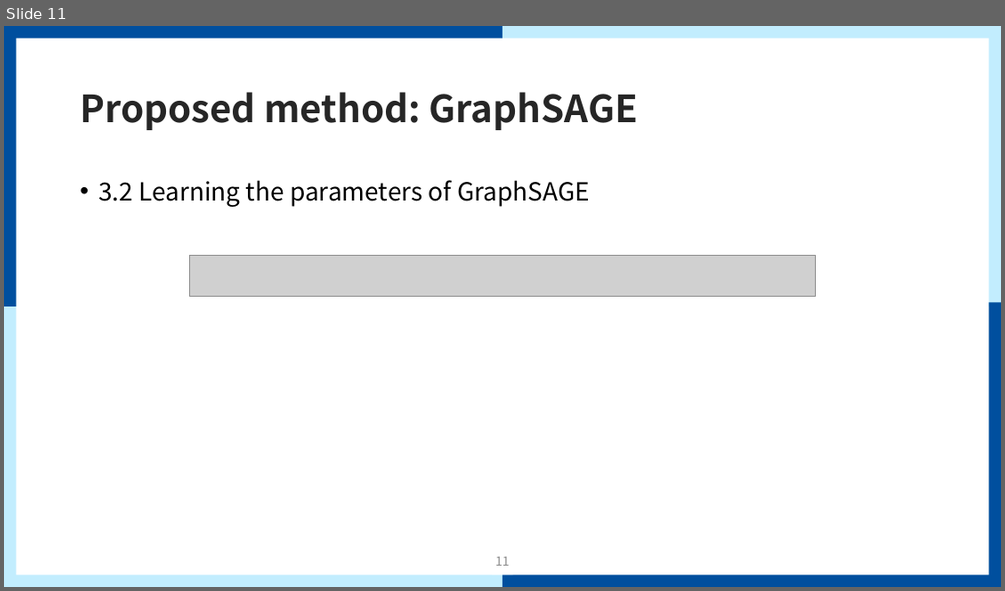
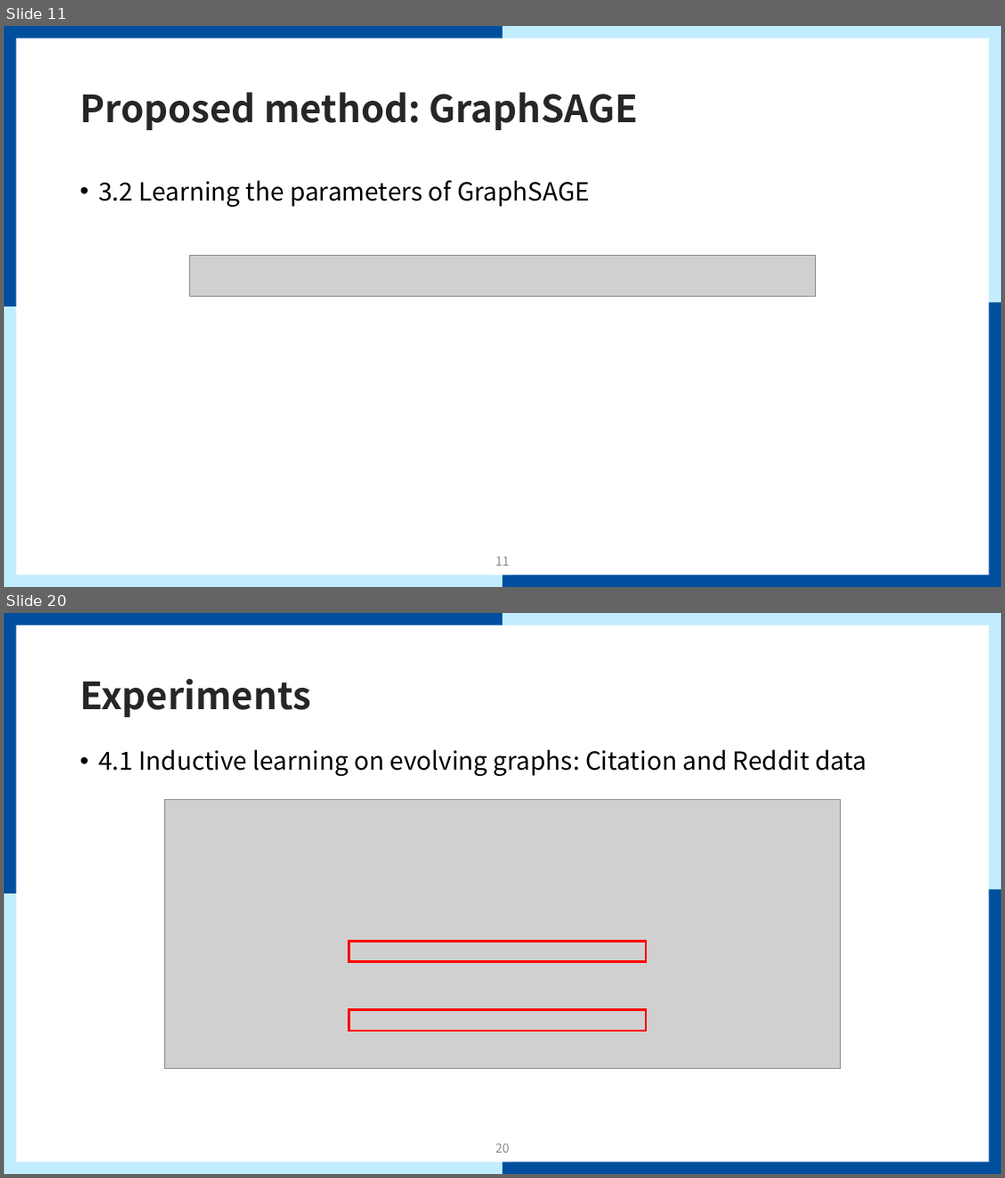
Before and after one commit to mmvv11/GraduateStudies, a slide deck: papers/review/GraphSAGE Review.pptx. Shown one above the other, each under a label of ours: slide 11 before the commit, slides 11 and 20 after it; the slides between them are not shown. The pictures are 1005x591 and 1005x1178 pixels, drawn with LibreOffice and Linux fonts; fonts in the diff are those of the drawing; grey boxes stand for pictures; background and template pictures are left out. Boxes give left, top, right and bottom in pixels: in the first picture for what was removed or moved away, otherwise in the second. Text is boxed around its words. In the diff, an @@ line names an element or a change of style, - is before the commit and + after.

Commit message:
GraphSAGE 리뷰 완성

```diff
--- a/papers/review/GraphSAGE Review.pptx
+++ b/papers/review/GraphSAGE Review.pptx
@@ slide 20 added at bbox=[4, 613, 1001, 1174], background #FFFFFF; not listed: 9 template elements that a slide beside it also shows @@
@@ title added at bbox=[80, 679, 311, 717], 36 pt, text #262626, bold @@
+Experiments
@@ text added at bbox=[98, 749, 866, 776], 24 pt, text #000000 @@
+• 4.1 Inductive learning on evolving graphs: Citation and Reddit data
@@ picture added at bbox=[165, 799, 841, 1068] @@
@@ rectangle added at bbox=[348, 941, 646, 962], outline #FF0000 2.25 pt @@
@@ rectangle added at bbox=[348, 1010, 646, 1031], outline #FF0000 2.25 pt @@
@@ page number added at bbox=[495, 1143, 510, 1152], 12 pt, text #8C8C8C @@
+20
```
Also in this commit, not shown: 2 slides changed, 12 other slides added.
